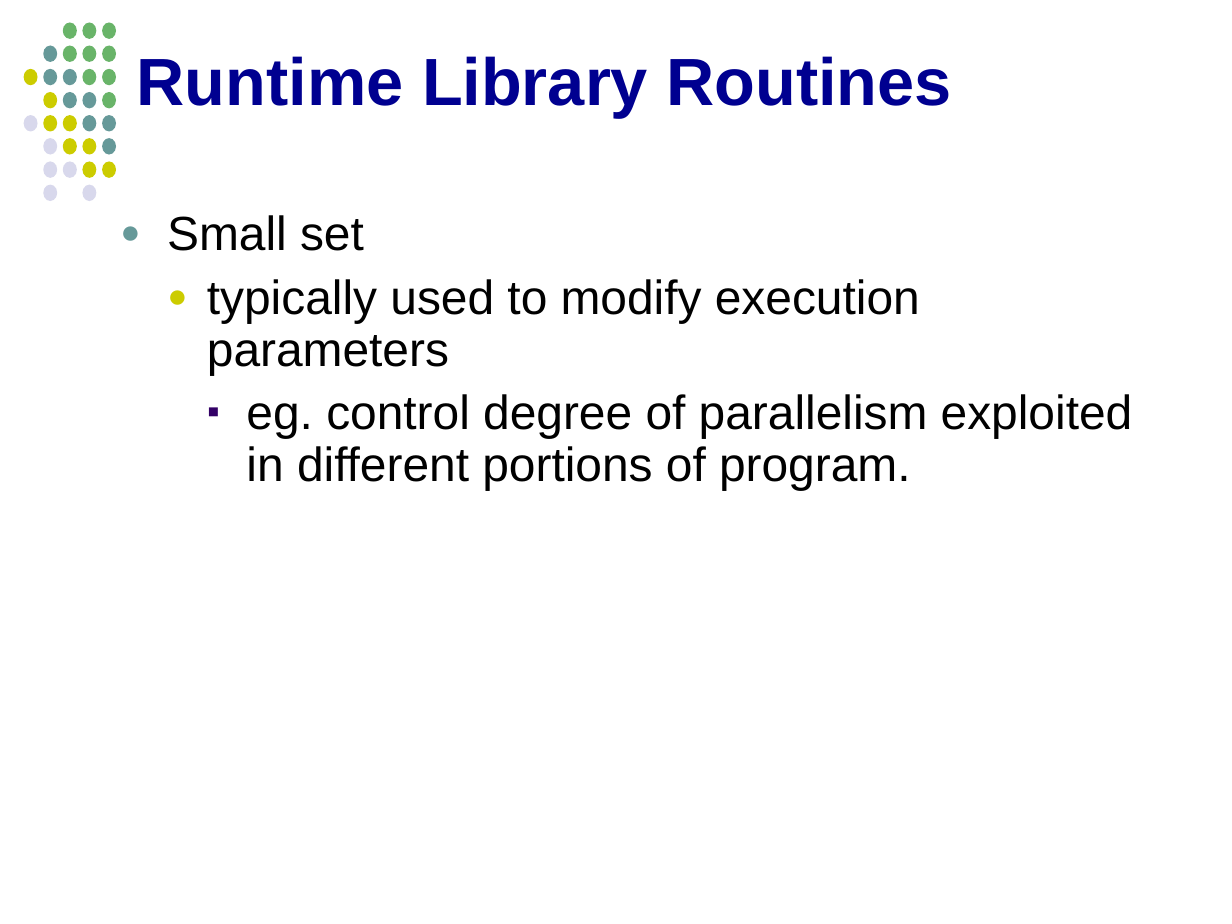
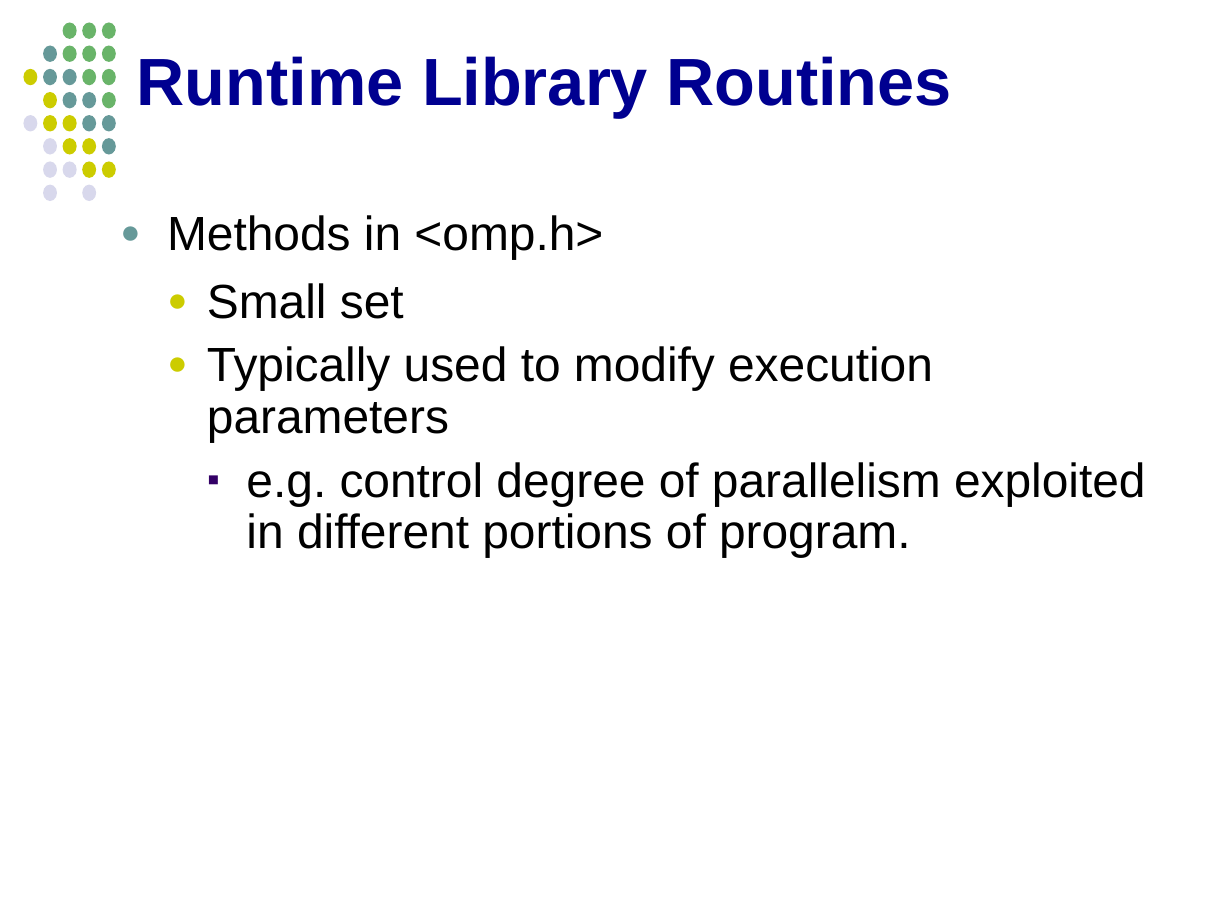
Before and after one commit to jablub/chpc_omp, a slide deck: slide 83 of OpenMP_MKuttel_CHPCWinterSchool2012.odp (slide 86 before the commit). Drawn at 1232x924 pixels with LibreOffice and Linux fonts; fonts in the diff are those of the drawing. Boxes give left, top, right and bottom in pixels: in the first picture for what was removed or moved away, otherwise in the second. Text is boxed around its words. In the diff, an @@ line names an element or a change of style, - is before the commit and + after.

```diff
--- a/OpenMP_MKuttel_CHPCWinterSchool2012.odp
+++ b/OpenMP_MKuttel_CHPCWinterSchool2012.odp
@@ text at (167, 215, 603, 259): paragraph added @@
+  ● Methods in <omp.h>
@@ text at (207, 283, 404, 319): list level 2 to 3 in "Small set"; line spacing 0.9 to 1; bullet colour #669999 to #CCCC00 @@
@@ text at (207, 346, 1146, 558): text changed @@
-    ● typically used to modify execution parameters
-      ▪ eg. control degree of parallelism exploited in different portions of program.
+    ● Typically used to modify execution parameters
+      ▪ e.g. control degree of parallelism exploited in different portions of program.
```
Also in this commit, not shown: 89 other slides changed, 6 slides added, 38 slides removed.
